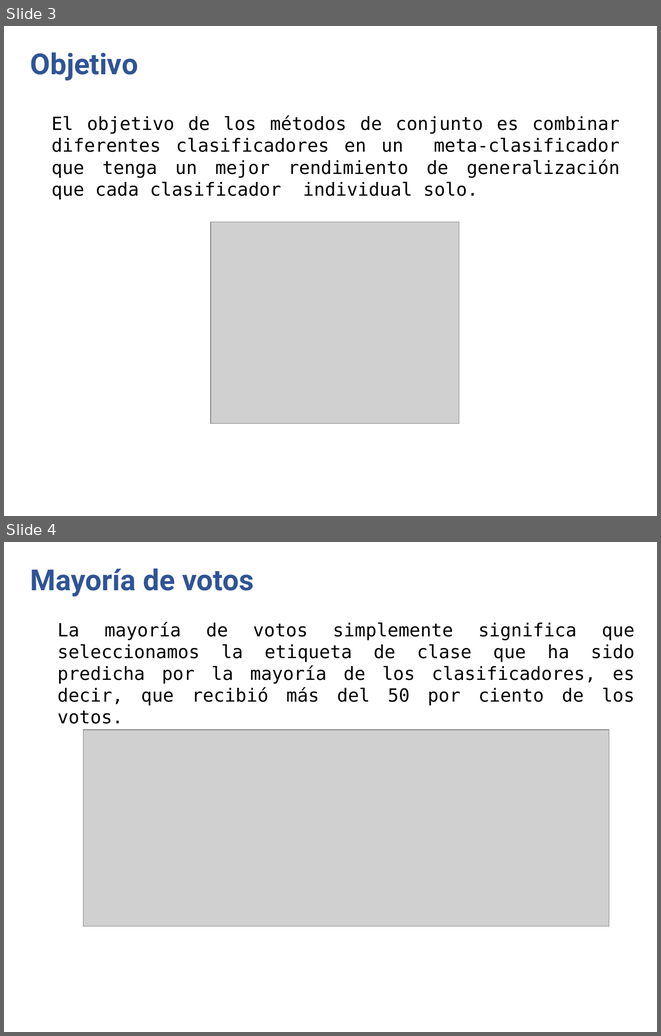
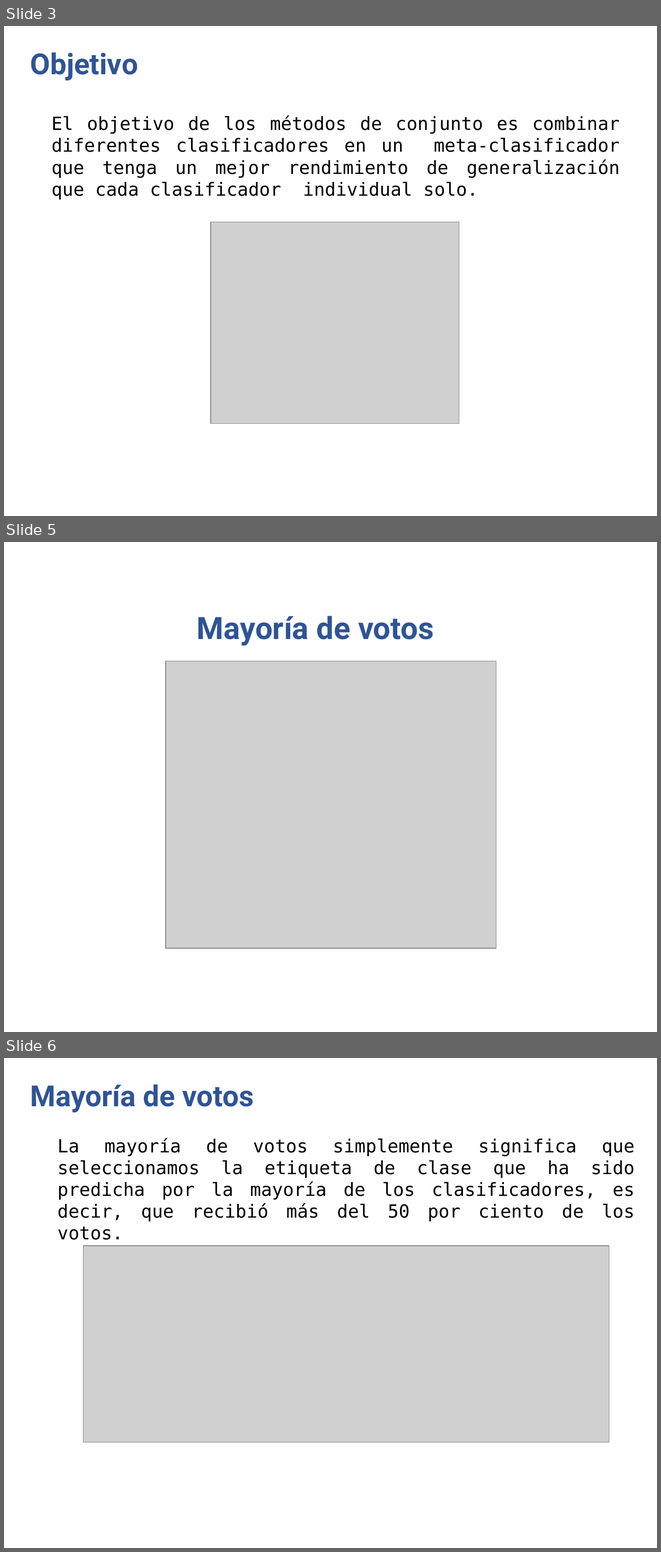
Before and after one commit to anvelezec/Embedings, a slide deck: MetodosEnsamble.pptx. Shown one above the other, each under a label of ours: slides 3 and 4 before the commit, slides 3, 5 and 6 after it; the slides between them are not shown. The pictures are 661x1036 and 661x1552 pixels, drawn with LibreOffice and Linux fonts; fonts in the diff are those of the drawing; grey boxes stand for pictures; background and template pictures are left out. Boxes give left, top, right and bottom in pixels: in the first picture for what was removed or moved away, otherwise in the second. Text is boxed around its words. In the diff, an @@ line names an element or a change of style, - is before the commit and + after.

```diff
--- a/MetodosEnsamble.pptx
+++ b/MetodosEnsamble.pptx
@@ slide 5 added at [4, 542, 657, 1032], background picture (left out) @@
@@ text added at [197, 616, 434, 646], 34 pt, text #2F5496, bold @@
+Mayoría de votos
@@ picture added at [166, 661, 496, 948] @@
@@ what was slide 4 is now slide 6 @@
```
Also in this commit, not shown: 1 slide changed, 4 other slides added, 2 slides removed, 3 other files.
